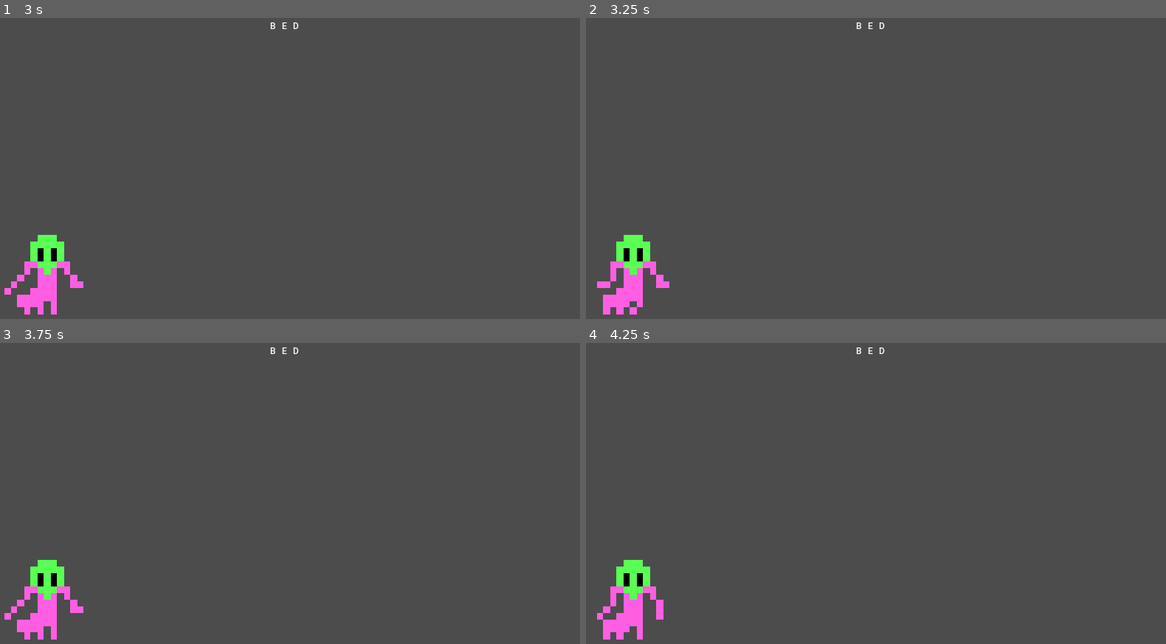
Above: before the commit, frames 1-4 (two rows, left to right).
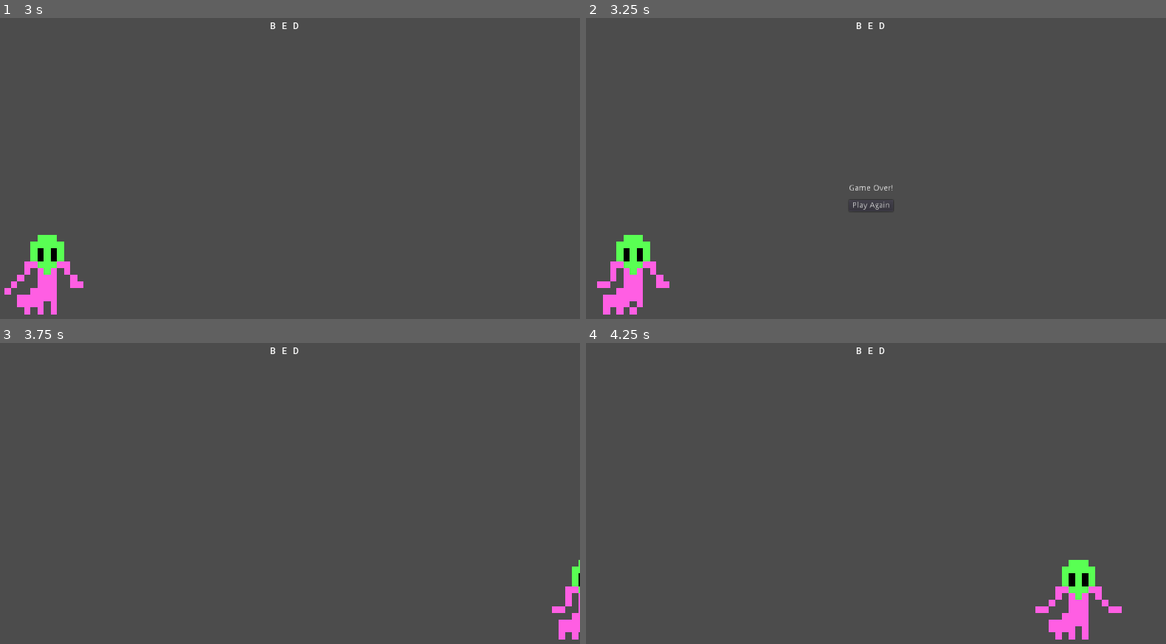
Above: after the commit, the same moments.

Repository: the-g-force/FamJam-February2021
Game: Godot game, scene res://src/GameplayLevel.tscn
Same seed, same stepped clock (60 frames per second), same inputs: the game is played once before the commit and once after it. This scene is started directly instead of the project's main scene.
Inputs (mouse positions are in pixels of both pictures, inside the frame that each line leads up to):
- Up to frame 1 (3 s): tap Enter at 0.5 s
- Up to frame 2 (3.25 s): no input
- Up to frame 3 (3.75 s): click (284, 529) at 3.5 s, where only the run after the commit has a clickable "Play Again"
- Up to frame 4 (4.25 s): no input

Frame 1 is identical in both runs. In frame 2, 0.1% of the frame differs, in the area x 45-54%, y 55-65%; in frame 3, 2.0%; in frame 4, 3.0%, in the area x 1-93%, y 72-99%.

Commit message:
Add end game thingy

Diff:
--- /dev/null
+++ b/project/src/GameOverScene.gd
@@ -0,0 +1,5 @@
+extends Control
+
+
+func _on_Button_pressed():
+	get_tree().change_scene("res://src/GameplayLevel.tscn")
--- /dev/null
+++ b/project/src/GameOverScene.tscn
@@ -0,0 +1,40 @@
+[gd_scene load_steps=2 format=2]
+
+[ext_resource path="res://src/GameOverScene.gd" type="Script" id=1]
+
+[node name="GameOver" type="Control"]
+anchor_right = 1.0
+anchor_bottom = 1.0
+script = ExtResource( 1 )
+__meta__ = {
+"_edit_use_anchors_": false
+}
+
+[node name="Label" type="Label" parent="."]
+anchor_left = 0.5
+anchor_top = 0.5
+anchor_right = 0.5
+anchor_bottom = 0.5
+margin_left = -38.5
+margin_top = -7.0
+margin_right = 38.5
+margin_bottom = 7.0
+text = "Game Over!"
+__meta__ = {
+"_edit_use_anchors_": false
+}
+
+[node name="Button" type="Button" parent="."]
+anchor_left = 0.5
+anchor_top = 0.5
+anchor_right = 0.5
+anchor_bottom = 0.5
+margin_left = -38.5
+margin_top = 20.0
+margin_right = 38.5
+margin_bottom = 40.0
+text = "Play Again"
+__meta__ = {
+"_edit_use_anchors_": false
+}
+[connection signal="pressed" from="Button" to="." method="_on_Button_pressed"]
--- a/project/src/GameplayLevel.gd
+++ b/project/src/GameplayLevel.gd
@@ -7,6 +7,7 @@
 const _FancyWord := preload("res://src/FancyWord.tscn")
 
 var _word_bank = preload("res://src/WordBank.gd").new()
+var _game_over := false
 
 onready var _word := $FancyWord
 onready var _animation_player := $AnimationPlayer
@@ -25,7 +26,7 @@
 
 
 func _input(event):
-	if event is InputEventKey and event.is_pressed() and not event.is_echo():
+	if event is InputEventKey and event.is_pressed() and not event.is_echo() and not _game_over:
 		var the_char := char(event.unicode)
 		var success : bool = _word.attempt(the_char)
 		match success:
@@ -53,4 +54,5 @@
 
 func _on_AnimationPlayer_animation_finished(anim_name:String):
 	if anim_name == "AlienAttack":
-		print("You Lose!")
+		_game_over = true
+		$GameOver.show()
--- a/project/src/GameplayLevel.tscn
+++ b/project/src/GameplayLevel.tscn
@@ -1,7 +1,8 @@
-[gd_scene load_steps=4 format=2]
+[gd_scene load_steps=5 format=2]
 
 [ext_resource path="res://src/FancyWord.tscn" type="PackedScene" id=1]
 [ext_resource path="res://src/GameplayLevel.gd" type="Script" id=2]
+[ext_resource path="res://src/GameOverScene.tscn" type="PackedScene" id=3]
 
 [sub_resource type="Animation" id=1]
 resource_name = "AlienAttack"
@@ -34,4 +35,7 @@
 
 [node name="AnimationPlayer" type="AnimationPlayer" parent="."]
 anims/AlienAttack = SubResource( 1 )
+
+[node name="GameOver" parent="." instance=ExtResource( 3 )]
+visible = false
 [connection signal="animation_finished" from="AnimationPlayer" to="." method="_on_AnimationPlayer_animation_finished"]
Not shown, added: project/playing.ogg.import
